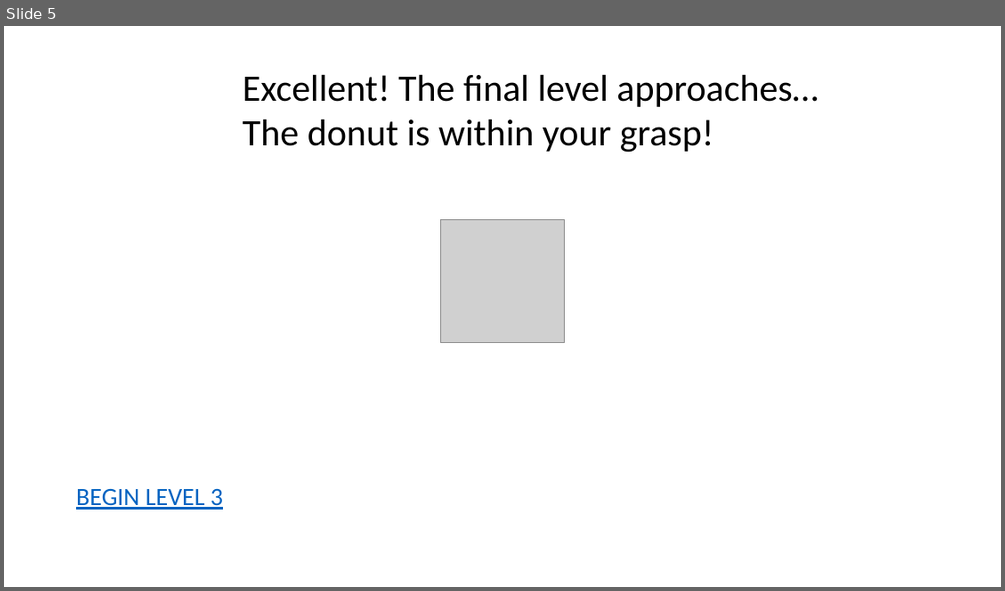
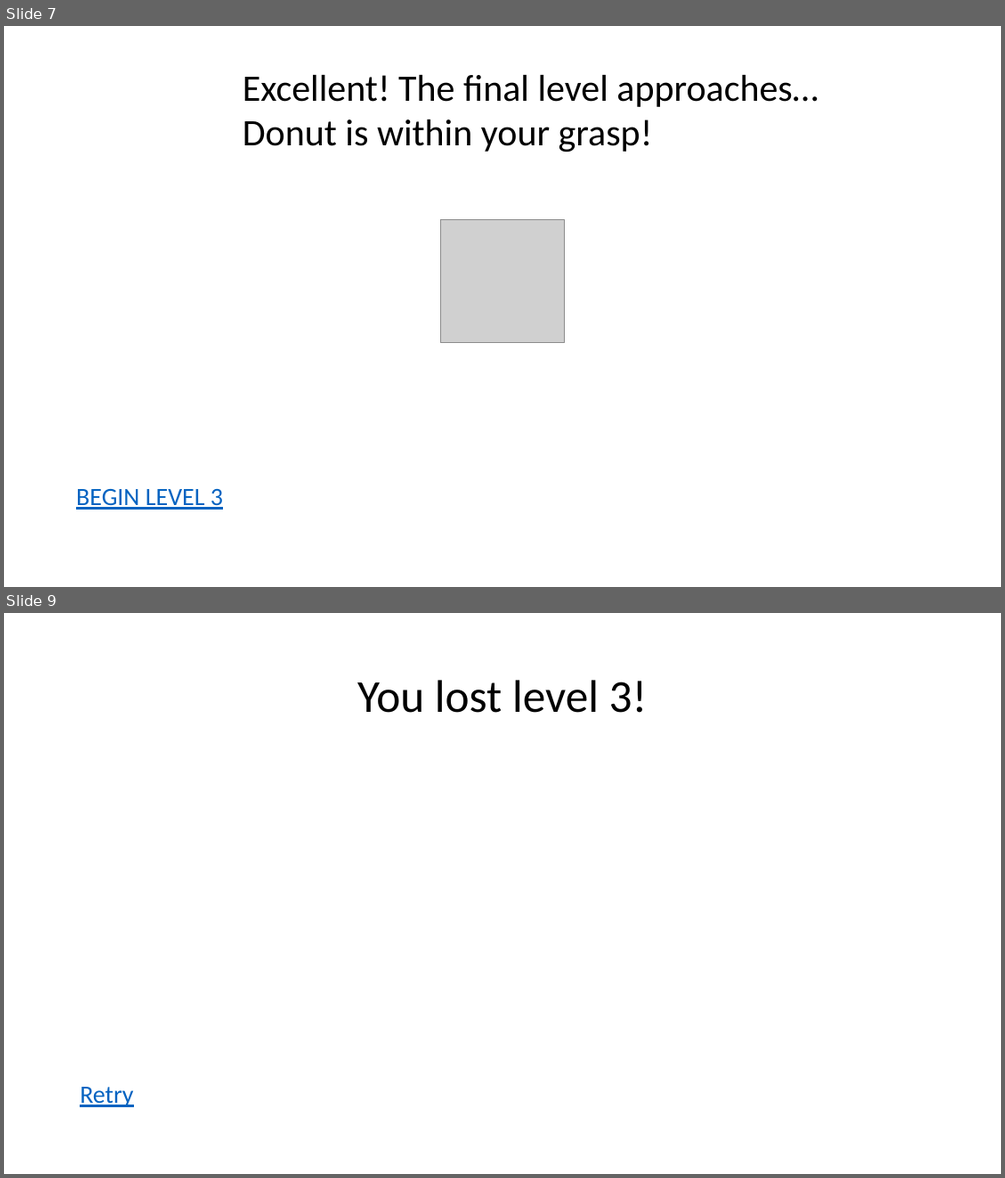
Before and after one commit to RIDENTEM/ppJam2019, a slide deck: ppJam.pptm. Shown one above the other, each under a label of ours: slide 5 before the commit, slides 7 and 9 after it; the slides between them are not shown. The pictures are 1005x591 and 1005x1178 pixels, drawn with LibreOffice and Linux fonts; fonts in the diff are those of the drawing; grey boxes stand for pictures. Boxes give left, top, right and bottom in pixels: in the first picture for what was removed or moved away, otherwise in the second. Text is boxed around its words. In the diff, an @@ line names an element or a change of style, - is before the commit and + after.

Commit message:
Had to redo the level barriers, something was screwing them up so I just made three separate storyboarded shapes and put them in their levels. Also did a bit of VBA, I think I need to cut down on what I actually want, because VBA is horrendous and I hate it

```diff
--- a/ppJam.pptm
+++ b/ppJam.pptm
@@ slide 9 added at (x1=4, y1=613, x2=1001, y2=1174), background #FFFFFF @@
@@ title added at (x1=357, y1=680, x2=647, y2=713), 44 pt, text #000000 @@
+You lost level 3!
@@ text added at (x1=80, y1=1086, x2=133, y2=1107), 24 pt, text #0563C1, underline @@
+Retry
@@ what was slide 5 is now slide 7 @@
@@ slide 7 changed as well @@
@@ text at (x1=243, y1=75, x2=817, y2=152): text changed @@
-Excellent! The final level approaches… The donut is within your grasp!
+Excellent! The final level approaches… Donut is within your grasp!
```
Also in this commit, not shown: 6 other slides changed, 2 other slides added, 1 slide removed.
